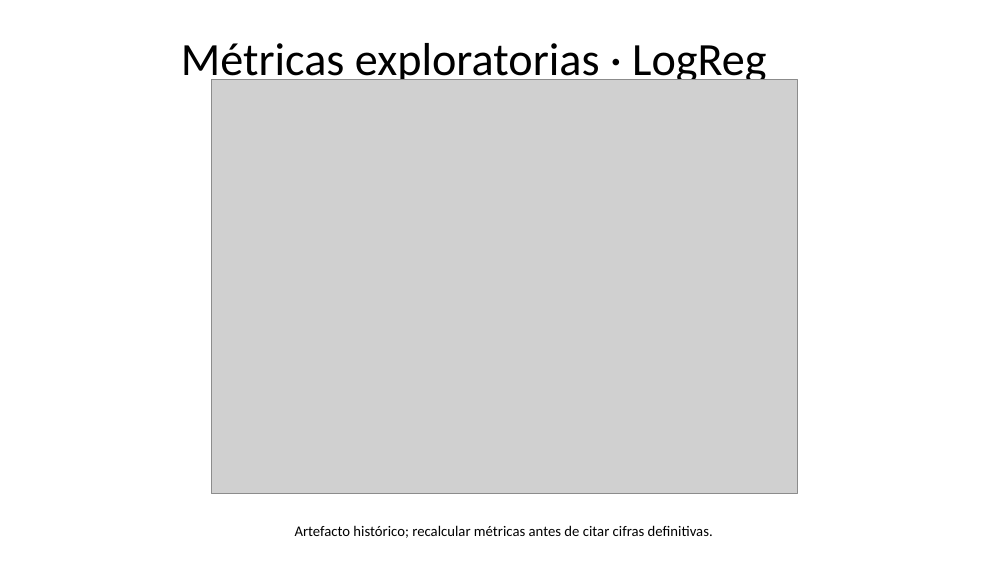
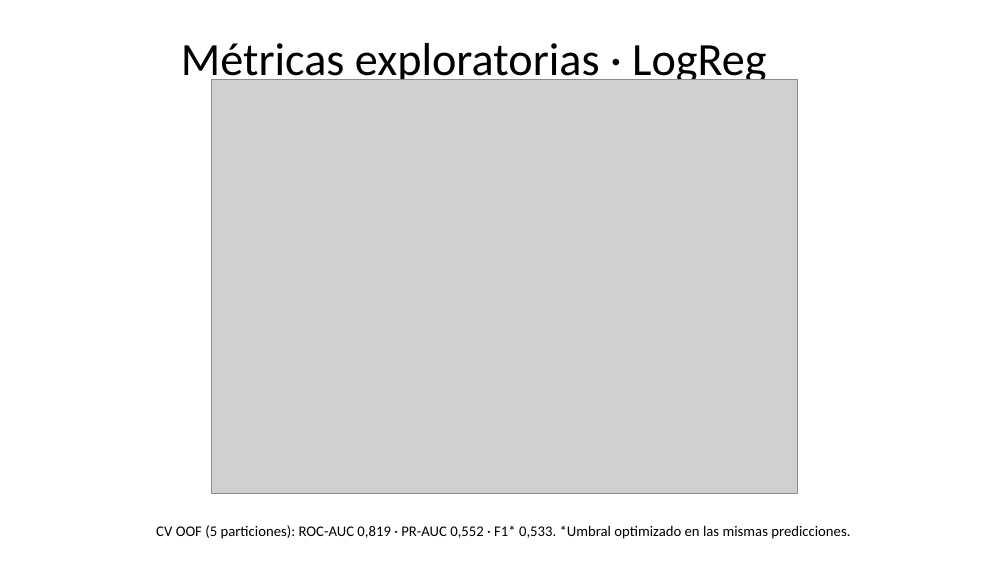
Before and after one commit to gitbeatriz123/Proyecto_Prediccion_Rotacion_Empleados_Beatriz.Velayos, a slide deck: slide 4 of docs/Presentacionfinal_Beatriz_Velayos.pptx. Drawn at 1008x567 pixels with LibreOffice and Linux fonts; fonts in the diff are those of the drawing; grey boxes stand for pictures. Boxes give left, top, right and bottom in pixels: in the first picture for what was removed or moved away, otherwise in the second. Text is boxed around its words. In the diff, an @@ line names an element or a change of style, - is before the commit and + after.

```diff
--- a/docs/Presentacionfinal_Beatriz_Velayos.pptx
+++ b/docs/Presentacionfinal_Beatriz_Velayos.pptx
@@ text at (156,525,850,539): text changed @@
-Artefacto histórico; recalcular métricas antes de citar cifras definitivas.
+CV OOF (5 particiones): ROC-AUC 0,819 · PR-AUC 0,552 · F1* 0,533. *Umbral optimizado en las mismas predicciones.
```
Also in this commit, not shown: 1 other slide changed, 20 other files.
